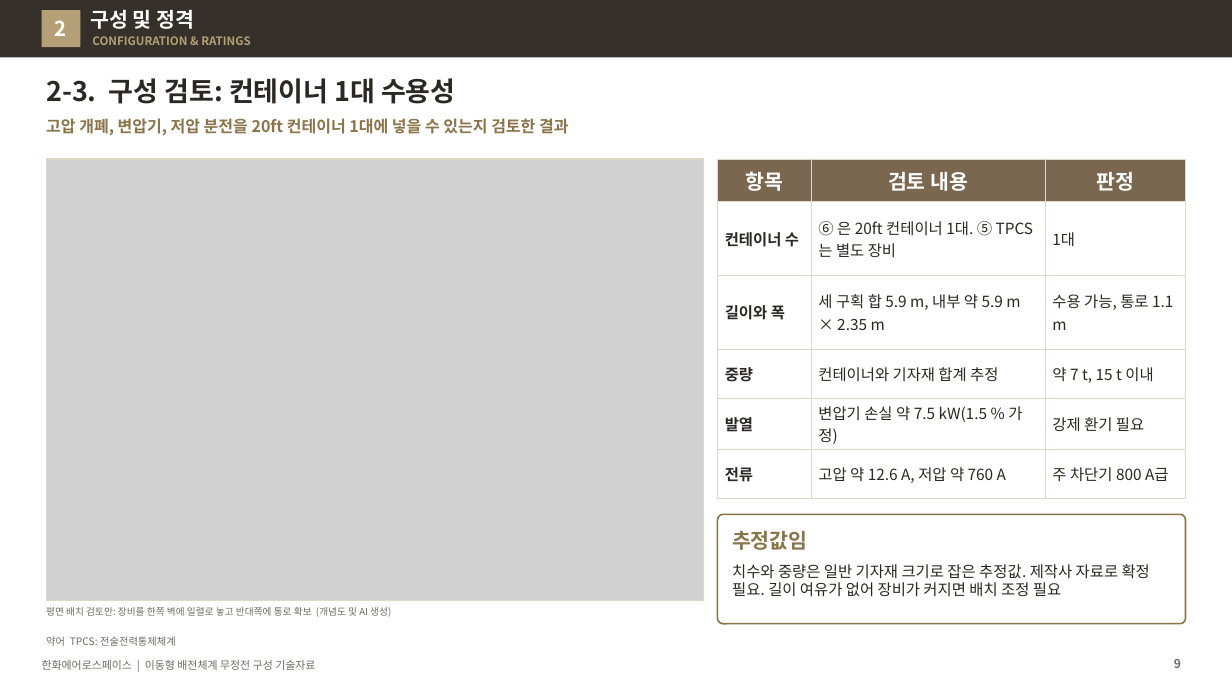
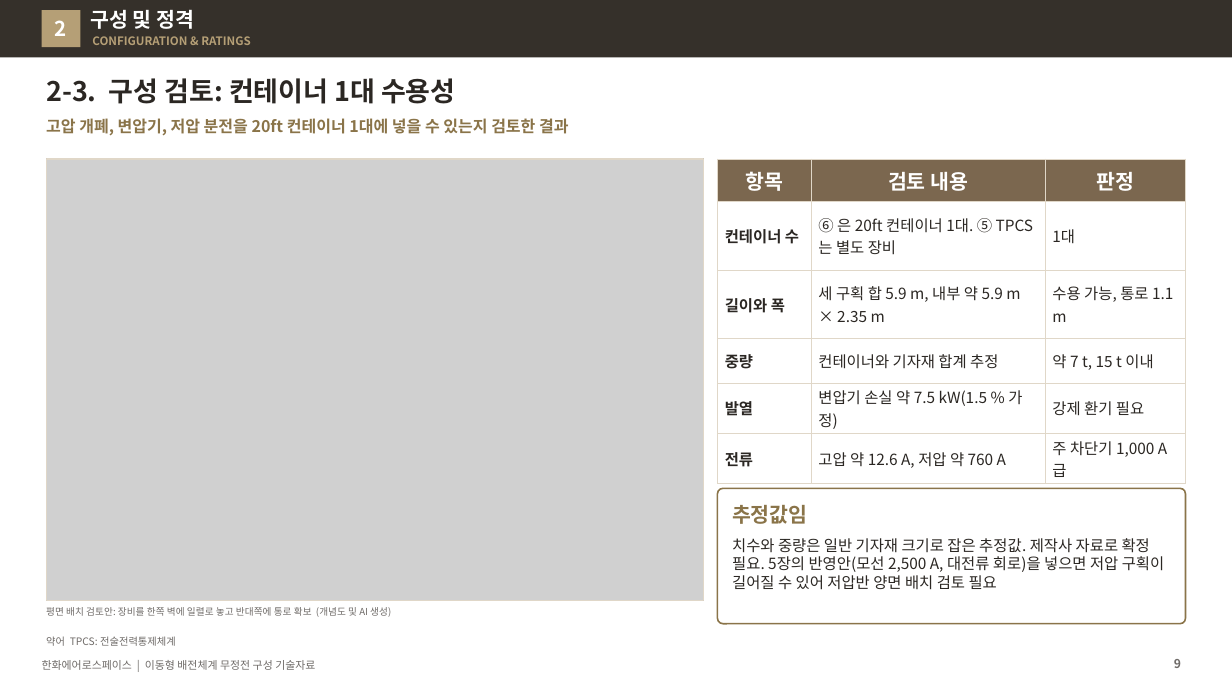
Before and after one commit to byunjd112-hue/headroom, a slide deck: slide 9 of mobile_ems/docs/out/IFPS_이동형배전체계_무정전구성_기술자료_Rev72.pptx. Drawn at 1232x693 pixels with LibreOffice and Linux fonts; fonts in the diff are those of the drawing; grey boxes stand for pictures. Boxes give left, top, right and bottom in pixels: in the first picture for what was removed or moved away, otherwise in the second. Text is boxed around its words. In the diff, an @@ line names an element or a change of style, - is before the commit and + after.

```diff
--- a/mobile_ems/docs/out/IFPS_이동형배전체계_무정전구성_기술자료_Rev72.pptx
+++ b/mobile_ems/docs/out/IFPS_이동형배전체계_무정전구성_기술자료_Rev72.pptx
@@ table at [717, 159, 1185, 472] @@
-row 6, column 3: 주 차단기 800 A급
+row 6, column 3: 주 차단기 1,000 A급
@@ rounded rectangle: place and size @@
-rounded rectangle at [717, 515, 1186, 624]
+rounded rectangle at [717, 488, 1186, 624]
@@ rounded rectangle at [717, 488, 1186, 624]: proportions changed @@
@@ text "추정값임": place and size @@
-text "추정값임" at [732, 531, 807, 550]
+text "추정값임" at [732, 505, 807, 524]
@@ text at [732, 538, 1164, 590]: text changed @@
-치수와 중량은 일반 기자재 크기로 잡은 추정값. 제작사 자료로 확정 필요. 길이 여유가 없어 장비가 커지면 배치 조정 필요
+치수와 중량은 일반 기자재 크기로 잡은 추정값. 제작사 자료로 확정 필요. 5장의 반영안(모선 2,500 A, 대전류 회로)을 넣으면 저압 구획이 길어질 수 있어 저압반 양면 배치 검토 필요
```
Also in this commit, not shown: 14 other slides changed, 1 slide added, 4 other files.
